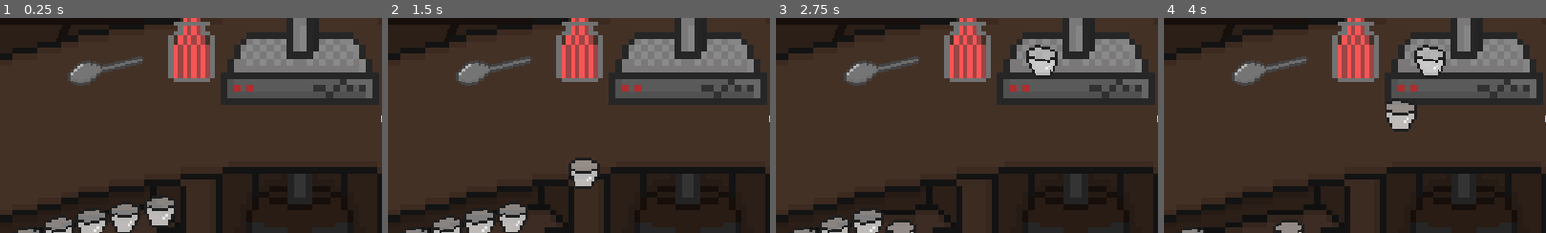
Above: before the commit, frames 1-4 (left to right).
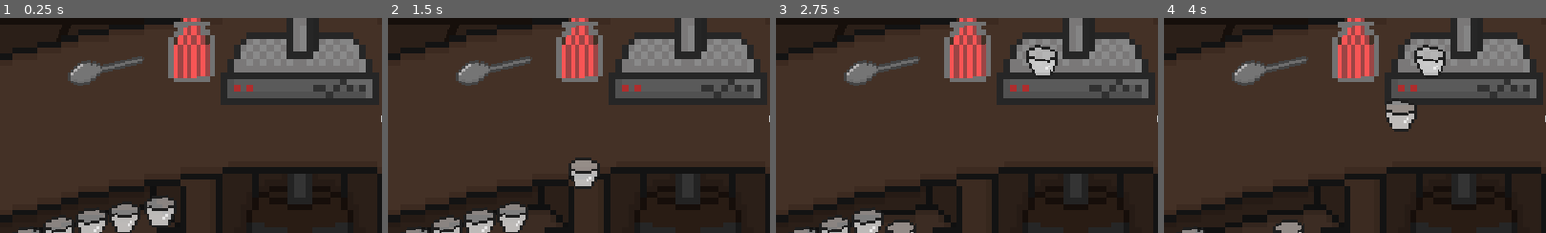
Above: after the commit, the same moments.

Repository: RafaeloxMC/brewberry
Game: Godot game, scene res://scenes/game.tscn
Two runs of this game, one before a commit and one after it. Both use one fixed random seed, a clock stepped at 60 frames per second and the inputs below. The project has no main scene, so this scene is started directly.
Inputs (mouse positions are % of the whole screen's width and height, from its top left):
- Up to frame 1 (0.25 s): no input
- Up to frame 2 (1.5 s): tap Enter at 0.5 s; drag from (42, 42) to (74, 44) at 0.52 s; tap Space at 1.25 s; drag from (32, 69) to (46, 30) at 1.27 s
- Up to frame 3 (2.75 s): tap Enter at 2 s; move the mouse to (27, 70) at 2.02 s; hold Right from 2.03 s (still down); tap Shift at 2.1 s; click (27, 70) at 2.17 s
- Up to frame 4 (4 s): release Right at 2.75 s; tap Space at 2.75 s; drag from (23, 72) to (42, 42) at 2.77 s; tap Enter at 3.5 s; drag from (18, 74) to (74, 44) at 3.52 s
The pictures show only the part of the screen within x 11-61%, y 26-76%; the shares and areas given below are measured in that part.

The runs differ from the first frame. In frame 1, 0.1% of the frame differs, in the area x 44-57%, y 3-28%; in frame 2, 0.1%; in frame 3, 0.1%; in frame 4, 0.1%.

Commit message:
Adjust straw container placement

Diff:
--- a/scenes/game.tscn
+++ b/scenes/game.tscn
@@ -165,4 +165,6 @@
 
 [node name="StrawContainer" parent="." unique_id=1398983660 instance=ExtResource("8_gee14")]
 position = Vector2(413, 209)
+rotation = -0.034906585
 scale = Vector2(7, 7)
+skew = 0.034906585
